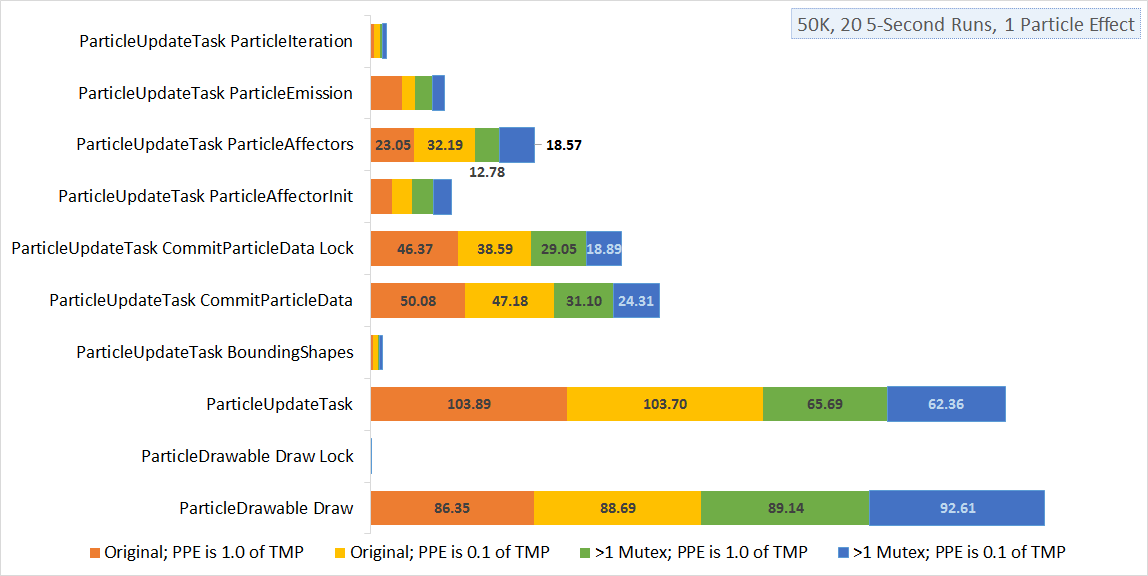
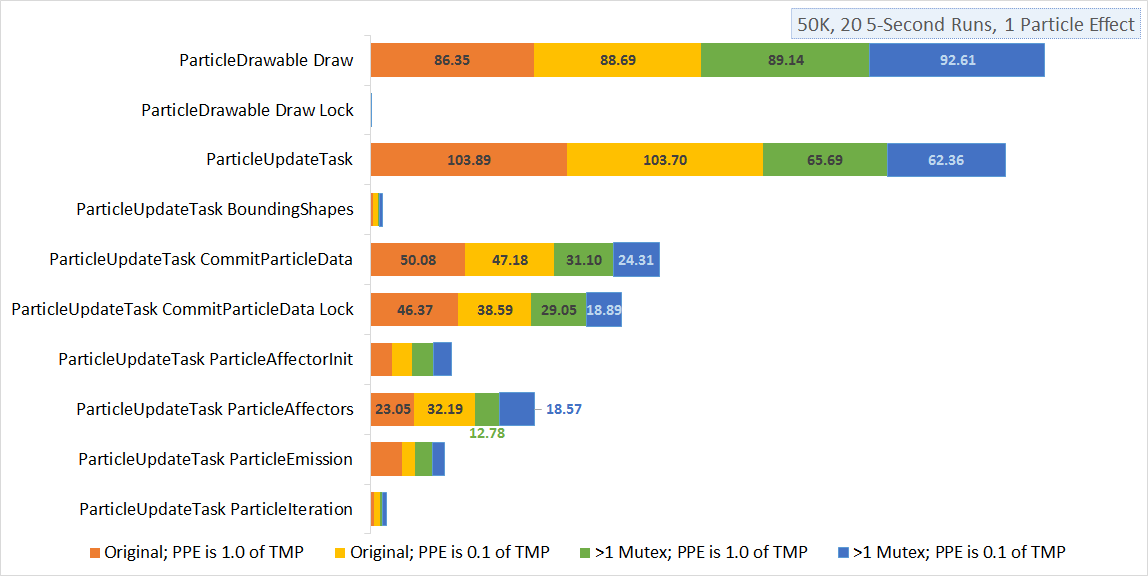
The second 1148 x 576 image is a revision of the first. Changes to its layers:
added layer "Layer 5" above "Layer 4" over bbox(12, 15, 1045, 526)
